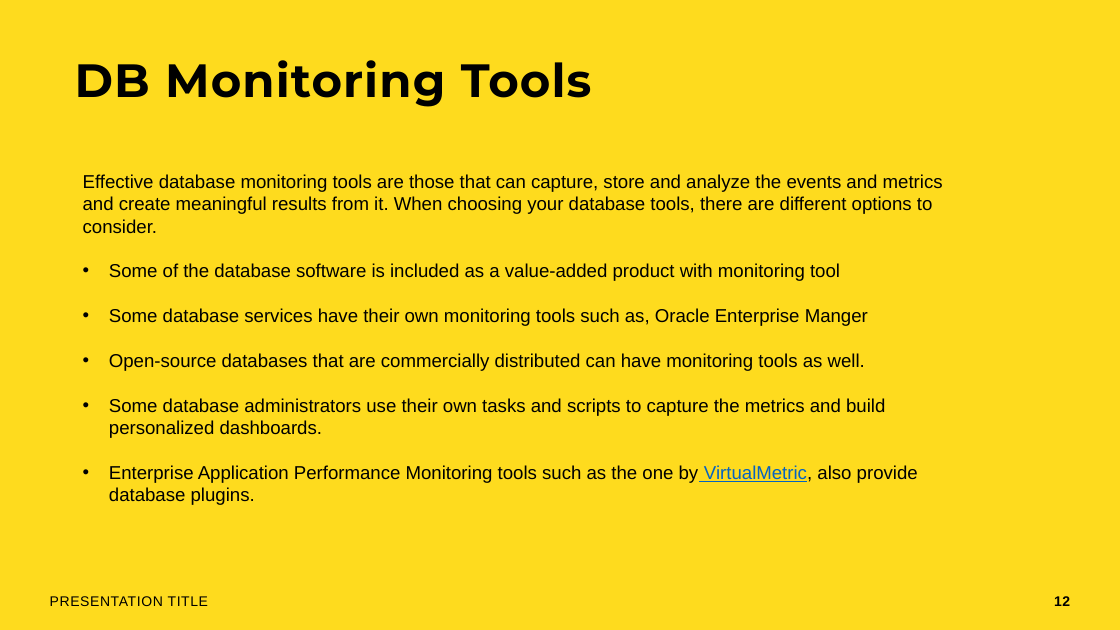
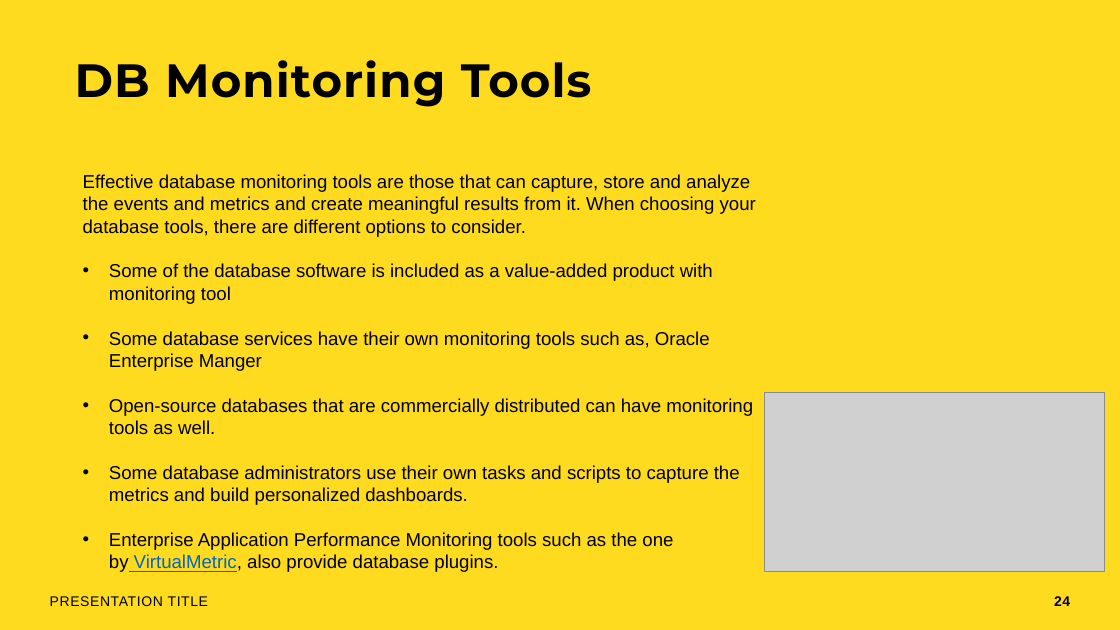
Before and after one commit to rolling-scopes-school/devops, a slide deck: slide 24 of modules/11. Monitoring/Database Monitoring.pptx (slide 12 before the commit). Drawn at 1120x630 pixels with LibreOffice and Linux fonts; fonts in the diff are those of the drawing; grey boxes stand for pictures; background and template pictures are left out. Boxes give left, top, right and bottom in pixels: in the first picture for what was removed or moved away, otherwise in the second. Text is boxed around its words. In the diff, an @@ line names an element or a change of style, - is before the commit and + after.

```diff
--- a/modules/11. Monitoring/Database Monitoring.pptx
+++ b/modules/11. Monitoring/Database Monitoring.pptx
@@ text "Effective database monitoring tools are ..." rewrapped from (83,174,943,505) to (83,174,756,572) @@
@@ picture added at (765,392,1104,572) @@
@@ page number at (1054,596,1070,606): text changed @@
-12
+24
```
Also in this commit, not shown: 17 other slides changed, 12 slides added.
